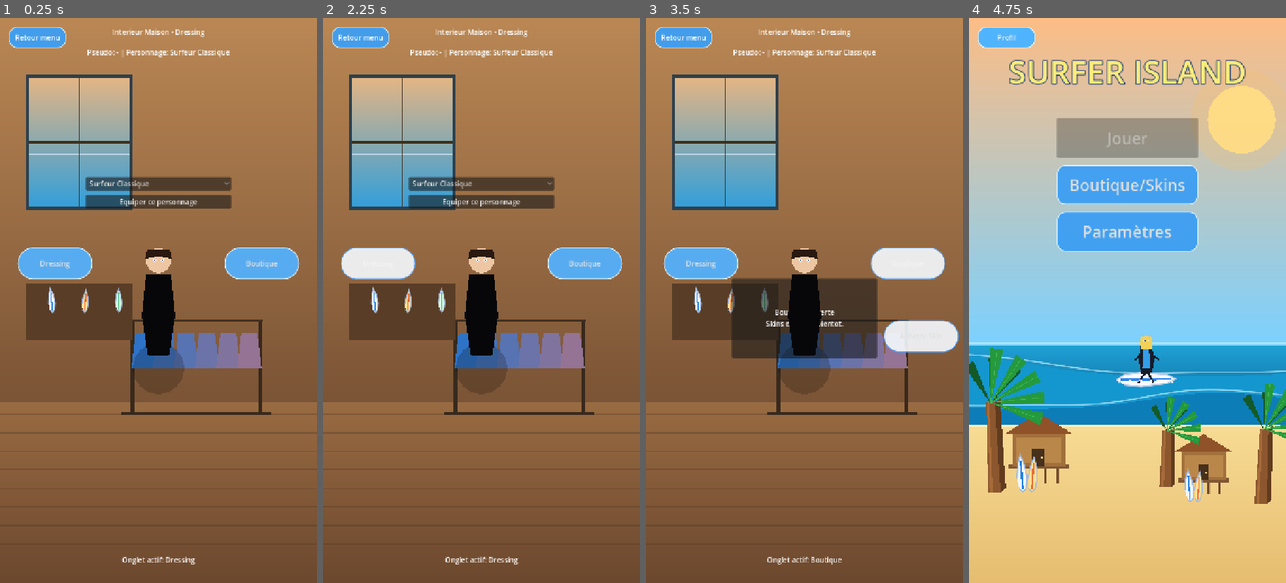
Above: before the commit, frames 1-4 (left to right).
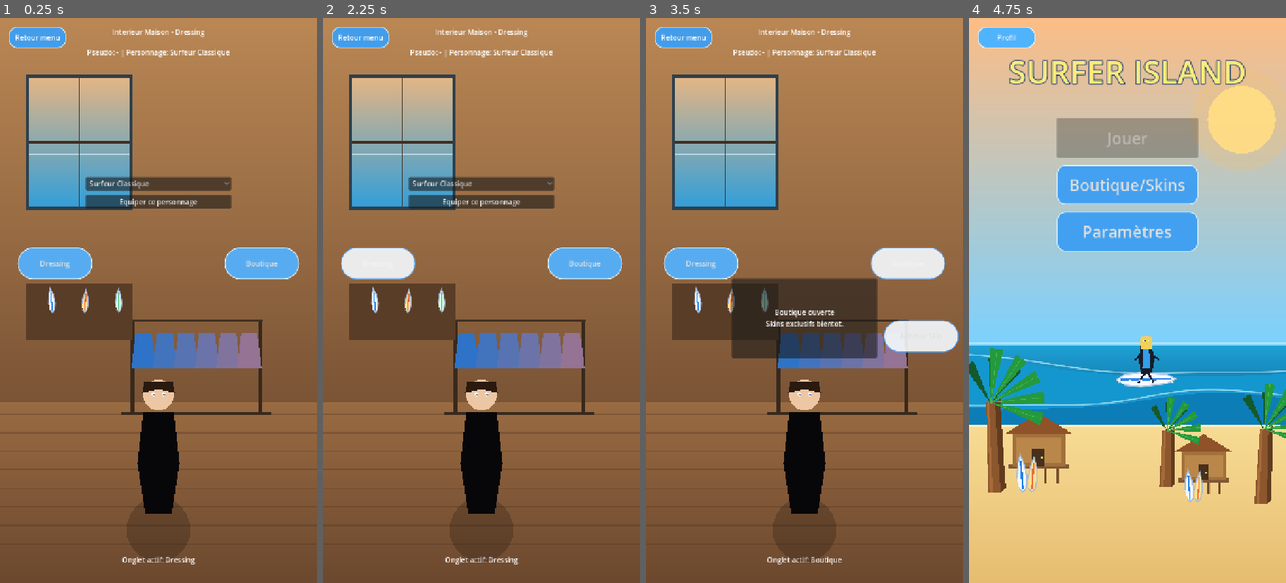
Above: after the commit, the same moments.

Repository: ClemL06/SurfGame
Game: Godot game, scene res://scenes/ui/ShopDressing.tscn
Two runs of this game, one before a commit and one after it. Both use one fixed random seed, a clock stepped at 60 frames per second and the inputs below. This scene is started directly instead of the project's main scene.
Inputs:
- Up to frame 1 (0.25 s): no input
- Up to frame 2 (2.25 s): click "Surfeur Classique" at 0.5 s; click "Equiper ce personnage" at 1.25 s; click "Dressing" at 2 s
- Up to frame 3 (3.5 s): click "Boutique" at 2.75 s
- Up to frame 4 (4.75 s): click "Acheter Skin" at 3.5 s; click "Retour menu" at 4.25 s

The runs differ from the first frame. In frame 1, 5.1% of the frame differs, in the area x 40-60%, y 40-97%; in frame 2, 5.1%; in frame 3, 4.9%; in frame 4, nothing differs.

Commit message:
position personnage dans dressing

Diff:
--- a/nouveau-projet-de-jeu/scenes/ui/ShopDressing.tscn
+++ b/nouveau-projet-de-jeu/scenes/ui/ShopDressing.tscn
@@ -214,3 +214,5 @@
 z_as_relative = false
 mouse_filter = 2
 script = ExtResource("2")
+center_y_ratio = 0.80
+scale_factor = 1.25
--- a/nouveau-projet-de-jeu/scripts/ui/character_front.gd
+++ b/nouveau-projet-de-jeu/scripts/ui/character_front.gd
@@ -1,6 +1,8 @@
 extends Control
 
 @export var center_y_ratio: float = 0.52
+@export var scale_factor: float = 1.0
+@export var feet_offset_y: float = 100.0
 
 func _ready() -> void:
 	set_process(true)
@@ -14,7 +16,11 @@
 		return
 
 	var hero_center := Vector2(size.x * 0.5, size.y * center_y_ratio)
-	_draw_central_character(hero_center)
+	var feet_anchor := hero_center + Vector2(0.0, feet_offset_y)
+	draw_set_transform(feet_anchor, 0.0, Vector2(scale_factor, scale_factor))
+	var local_center := hero_center - feet_anchor
+	_draw_central_character(local_center)
+	draw_set_transform(Vector2.ZERO, 0.0, Vector2.ONE)
 
 func _draw_central_character(center: Vector2) -> void:
 	# 0: homme (Surfeur Classique), 1: femme (Surfeuse Pro), 2: Rider Neon, 3: Water Ninja, autres: fallback
